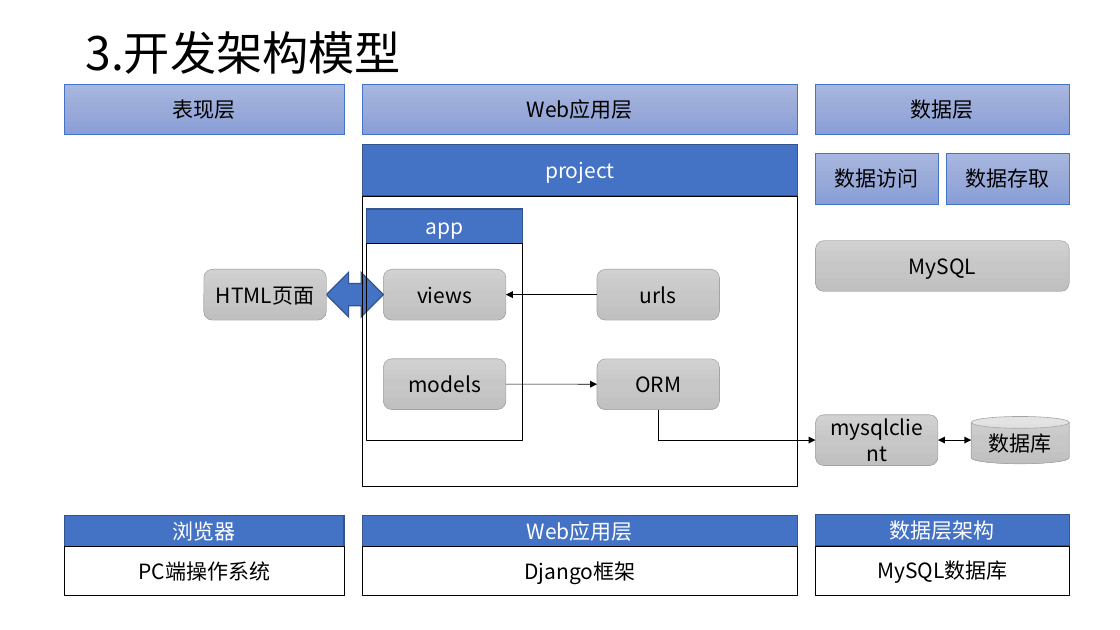
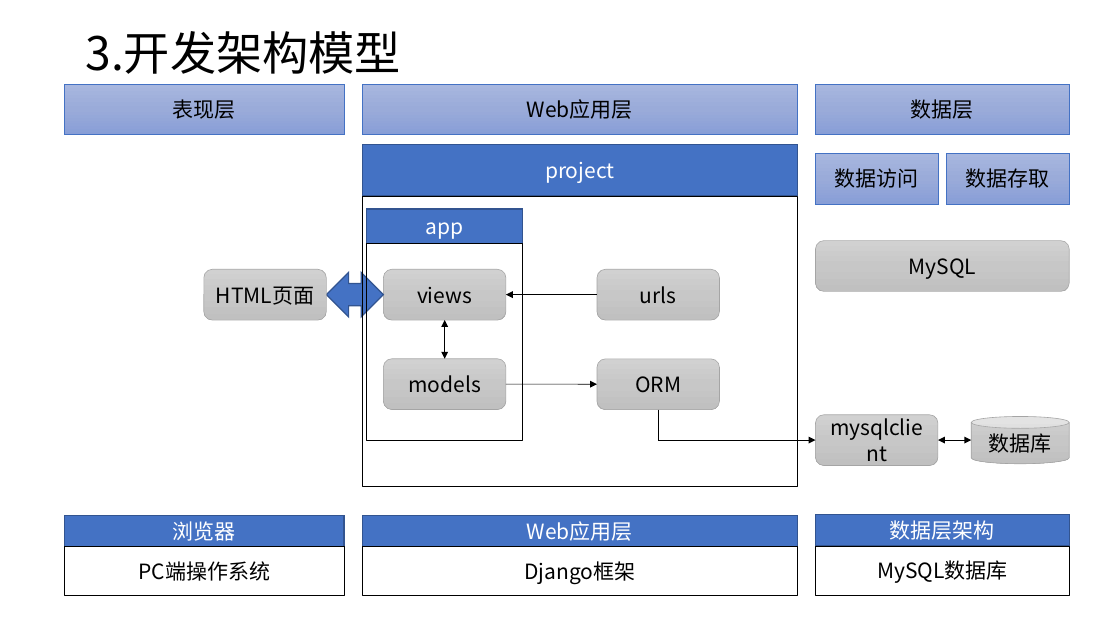
Before and after one commit to huster03/CAT, a slide deck: slide 4 of HELP/架构设计图.pptx. Drawn at 1120x630 pixels with LibreOffice and Linux fonts; fonts in the diff are those of the drawing. Boxes give left, top, right and bottom in pixels: in the first picture for what was removed or moved away, otherwise in the second. Text is boxed around its words. In the diff, an @@ line names an element or a change of style, - is before the commit and + after.

```diff
--- a/HELP/架构设计图.pptx
+++ b/HELP/架构设计图.pptx
@@ double arrow added from (444, 320) to (444, 359), #000000 0.5 pt @@
```
Also in this commit, not shown: 3 other files.
